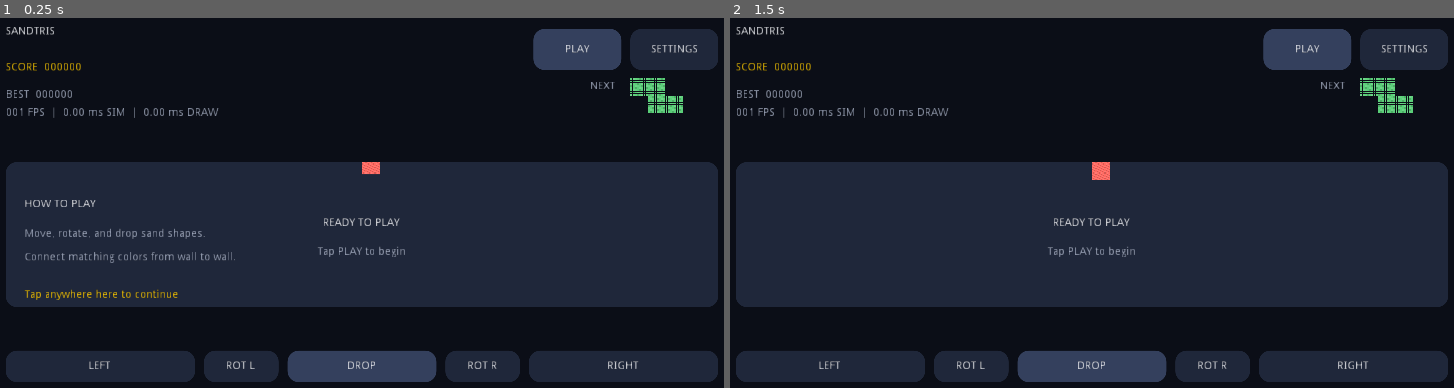
Above: before the commit, frames 1-2 (left to right).
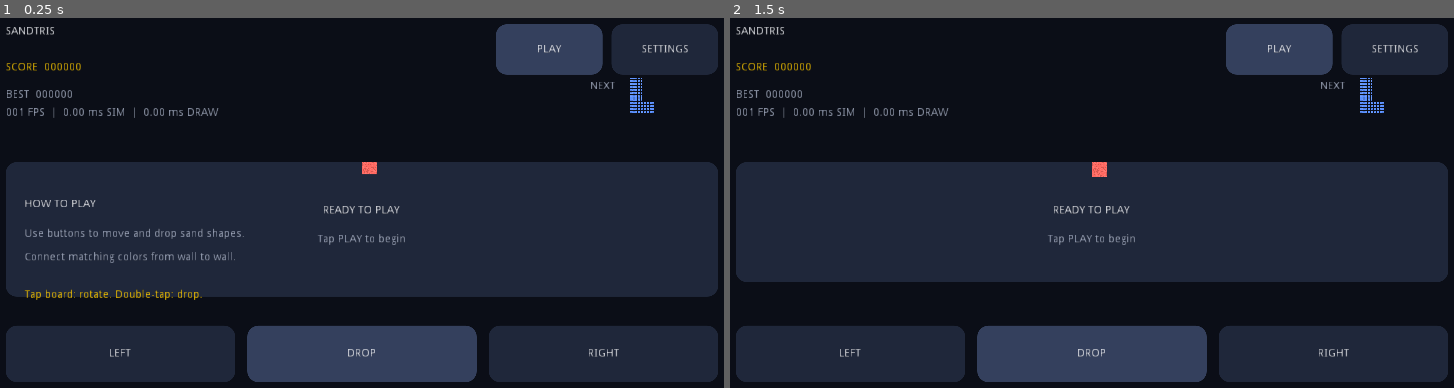
Above: after the commit, the same moments.

Repository: lyonbach/sandtris
Game: Godot game, scene res://scenes/Main.tscn
Two runs of this game, one before a commit and one after it. Both use one fixed random seed, a clock stepped at 60 frames per second and the inputs below.
Inputs (mouse positions are in pixels of both pictures, inside the frame that each line leads up to):
- Up to frame 1 (0.25 s): no input
- Up to frame 2 (1.5 s): tap Enter at 0.5 s; move the mouse to (1265, 210) at 0.52 s; click (1265, 210) at 0.67 s; tap Space at 1.25 s; move the mouse to (932, 258) at 1.27 s; click (932, 258) at 1.42 s

The runs differ from the first frame. In frame 1, 14% of the frame differs, in the area x 0-100%, y 1-99%; in frame 2, 18%.

Commit message:
feat: improve mobile controls and sand rendering
Co-authored-by: Copilot <223556219+Copilot@users.noreply.github.com>

Diff:
--- a/scripts/game_board.gd
+++ b/scripts/game_board.gd
@@ -17,7 +17,9 @@
 ]
 
 var cells := []
+var cell_shades := []
 var active_cells := []
+var active_shades := []
 var active_origin := Vector2()
 var active_color := 0
 var aim_x = SPAWN_COLUMN
@@ -26,6 +28,7 @@
 var game_over := false
 var next_shape_index := 0
 var next_color := 0
+var next_shades := []
 var is_dropping := false
 var drop_steps := 0
 var clear_events := []
@@ -37,12 +40,17 @@
 
 func reset() -> void:
 	cells.clear()
+	cell_shades.clear()
 	for _row in range(HEIGHT):
 		var row := []
+		var shade_row := []
 		for _column in range(WIDTH):
 			row.append(EMPTY)
+			shade_row.append(0)
 		cells.append(row)
+		cell_shades.append(shade_row)
 	active_cells.clear()
+	active_shades.clear()
 	aim_x = SPAWN_COLUMN
 	score = 0
 	clears = 0
@@ -150,14 +158,25 @@
 func get_cell(column: int, row: int) -> int:
 	return cells[row][column]
 
-func get_active_world_cells() -> Array:
+func get_cell_shade(column: int, row: int) -> int:
+	return cell_shades[row][column]
+
+func get_active_world_particles() -> Array:
 	var result = []
-	for cell in active_cells:
-		result.append(active_origin + cell)
+	for index in range(active_cells.size()):
+		result.append(
+			{
+				"position": active_origin + active_cells[index],
+				"shade": active_shades[index]
+			}
+		)
 	return result
 
 func get_next_cells() -> Array:
 	return _scaled_shape(BASE_SHAPES[next_shape_index])
+
+func get_next_shade(index: int) -> int:
+	return next_shades[index]
 
 func consume_clear_events() -> Array:
 	var events = clear_events
@@ -166,6 +185,7 @@
 
 func _spawn_piece() -> void:
 	active_cells = _scaled_shape(BASE_SHAPES[next_shape_index])
+	active_shades = next_shades.duplicate()
 	active_color = next_color
 	is_dropping = false
 	drop_steps = 0
@@ -181,6 +201,9 @@
 func _choose_next_piece() -> void:
 	next_shape_index = randi() % BASE_SHAPES.size()
 	next_color = randi() % 3
+	next_shades.clear()
+	for _cell in _scaled_shape(BASE_SHAPES[next_shape_index]):
+		next_shades.append(randi() % 6)
 
 func _can_place(origin: Vector2, shape: Array) -> bool:
 	for cell in shape:
@@ -194,10 +217,12 @@
 	return true
 
 func _lock_piece() -> void:
-	for cell in active_cells:
-		var position: Vector2 = active_origin + cell
+	for index in range(active_cells.size()):
+		var position: Vector2 = active_origin + active_cells[index]
 		cells[int(position.y)][int(position.x)] = active_color
+		cell_shades[int(position.y)][int(position.x)] = active_shades[index]
 	active_cells.clear()
+	active_shades.clear()
 	_spawn_piece()
 
 func _advance_sand() -> bool:
@@ -223,7 +248,9 @@
 
 func _move_cell(from_column: int, from_row: int, to_column: int, to_row: int) -> void:
 	cells[to_row][to_column] = cells[from_row][from_column]
+	cell_shades[to_row][to_column] = cell_shades[from_row][from_column]
 	cells[from_row][from_column] = EMPTY
+	cell_shades[from_row][from_column] = 0
 
 func _clear_connected_colors() -> int:
 	var cleared_particles = 0
@@ -248,8 +275,15 @@
 				touches_right = touches_right or int(position.x) == WIDTH - 1
 			if touches_left and touches_right:
 				for position in group:
-					clear_events.append({"position": position, "color": color})
+					clear_events.append(
+						{
+							"position": position,
+							"color": color,
+							"shade": cell_shades[int(position.y)][int(position.x)]
+						}
+					)
 					cells[int(position.y)][int(position.x)] = EMPTY
+					cell_shades[int(position.y)][int(position.x)] = 0
 				cleared_particles += group.size()
 				cleared_groups += 1
 	if cleared_particles > 0:
--- a/scripts/main.gd
+++ b/scripts/main.gd
@@ -14,6 +14,8 @@
 const SAND_TICK_INTERVAL := 0.02
 const CLEAR_CHECK_INTERVAL := 0.15
 const SAND_TEXTURE_REFRESH_INTERVAL := 0.05
+const BOARD_DOUBLE_TAP_MSEC := 240
+const BOARD_DOUBLE_TAP_DISTANCE := 44.0
 
 var game_state = GameState.new()
 var game = GameBoard.new()
@@ -42,6 +44,9 @@
 var sand_texture := ImageTexture.new()
 var sand_texture_dirty := true
 var last_touch_timestamp := -1000
+var pending_board_tap := false
+var pending_board_tap_position := Vector2.ZERO
+var pending_board_tap_timestamp := 0
 
 func _ready() -> void:
 	randomize()
@@ -58,6 +63,7 @@
 	update()
 
 func _process(delta: float) -> void:
+	_process_pending_board_tap()
 	var particles_active := _advance_clear_particles(delta)
 	var effect_active := shake_time > 0.0 or clear_flash > 0.0 or particles_active
 	shake_time = max(0.0, shake_time - delta)
@@ -106,7 +112,7 @@
 	var margin := screen.x * 0.055
 	var content_width := screen.x - margin * 2.0
 	var header_height := max(150.0, screen.y * 0.15)
-	var controls_height := max(96.0, screen.y * 0.10)
+	var controls_height := max(128.0, screen.y * 0.12)
 	var board_height := min(content_width * 1.35, screen.y - header_height - controls_height - margin * 3.0)
 
 	draw_rect(Rect2(Vector2.ZERO, screen), BACKGROUND)
@@ -139,9 +145,9 @@
 			MUTED_TEXT
 		)
 
-	settings_button_rect = Rect2(margin + content_width - 112.0, header_height * 0.24, 112.0, 52.0)
+	settings_button_rect = Rect2(margin + content_width - 136.0, header_height * 0.20, 136.0, 64.0)
 	_draw_button(settings_button_rect, "SETTINGS", false, "settings")
-	play_button_rect = Rect2(settings_button_rect.position.x - 124.0, settings_button_rect.position.y, 112.0, 52.0)
+	play_button_rect = Rect2(settings_button_rect.position.x - 148.0, settings_button_rect.position.y, 136.0, 64.0)
 	var play_label := "PLAY"
 	if game_started and not game.game_over:
 		play_label = "RESUME" if paused else "PAUSE"
@@ -161,10 +167,11 @@
 	var cell_size := min(4.0, height / (max_cell.y - min_cell.y + 1.0))
 	var preview_size := (max_cell - min_cell + Vector2.ONE) * cell_size
 	var origin := Vector2(x + 52.0, y + (height - preview_size.y) * 0.5)
-	for cell in preview_cells:
+	for index in range(preview_cells.size()):
+		var cell = preview_cells[index]
 		var relative_cell = cell - min_cell
 		var rect := Rect2(origin + relative_cell * cell_size, Vector2(cell_size - 0.5, cell_size - 0.5))
-		draw_rect(rect, _sand_color(game.next_color, int(cell.x), int(cell.y)))
+		draw_rect(rect, _sand_color(game.next_color, game.get_next_shade(index)))
 
 func _draw_board() -> void:
 	draw_style_box(_rounded_panel(), board_rect)
@@ -175,8 +182,9 @@
 	var grid_origin := board_rect.position + (board_rect.size - grid_size) * 0.5
 
 	draw_texture_rect(sand_texture, Rect2(grid_origin, grid_size), false)
-	for position in game.get_active_world_cells():
-		_draw_sand_cell(grid_origin, cell_size, int(position.x), int(position.y), game.active_color)
+	for particle in game.get_active_world_particles():
+		var position: Vector2 = particle["position"]
+		_draw_sand_cell(grid_origin, cell_size, int(position.x), int(position.y), game.active_color, particle["shade"])
 	_draw_clear_particles(grid_origin, cell_size)
 	if clear_flash > 0.0:
 		draw_rect(board_rect, Color(1.0, 0.8, 0.3, clear_flash * 0.16))
@@ -210,12 +218,12 @@
 	labels["ready"].visible = not status.empty()
 	labels["ready_hint"].visible = not hint.empty()
 
-func _draw_sand_cell(origin: Vector2, cell_size: float, column: int, row: int, color_index: int) -> void:
+func _draw_sand_cell(origin: Vector2, cell_size: float, column: int, row: int, color_index: int, shade: int) -> void:
 	var rect := Rect2(
 		origin + Vector2(column * cell_size, row * cell_size),
 		Vector2(cell_size, cell_size)
 	)
-	draw_rect(rect, _sand_color(color_index, column, row))
+	draw_rect(rect, _sand_color(color_index, shade))
 
 func _refresh_sand_texture() -> void:
 	sand_image.create(GameBoard.WIDTH, GameBoard.HEIGHT, false, Image.FORMAT_RGBA8)
@@ -225,7 +233,7 @@
 			var color_index = game.get_cell(column, row)
 			var color := Color(0.0, 0.0, 0.0, 0.0)
 			if color_index != GameBoard.EMPTY:
-				color = _sand_color(color_index, column, row)
+				color = _sand_color(color_index, game.get_cell_shade(column, row))
 			sand_image.set_pixel(column, row, color)
 	sand_image.unlock()
 	if sand_texture.get_width() == 0:
@@ -235,34 +243,29 @@
 	sand_texture_dirty = false
 	sand_texture_refresh_elapsed = 0.0
 
-func _sand_color(color_index: int, column: int, row: int) -> Color:
+func _sand_color(color_index: int, shade: int) -> Color:
 	var color = SAND_COLORS[color_index]
-	var variation = posmod(column * 17 + row * 31 + color_index * 13, 5)
-	if variation == 0:
+	if shade == 0:
 		return color.lightened(0.12)
-	if variation == 1:
+	if shade == 1:
 		return color.darkened(0.16)
-	if variation == 2:
+	if shade == 2:
 		return color.lightened(0.05)
 	return color
 
 func _draw_controls(margin: float, top: float, content_width: float, height: float) -> void:
 	action_rects.clear()
-	var gap := 12.0
-	var action_height := min(74.0, height)
-	var left_right_width := (content_width - gap * 4.0) * 0.28
-	var rotate_width := (content_width - gap * 4.0) * 0.11
-	var drop_width := content_width - left_right_width * 2.0 - rotate_width * 2.0 - gap * 4.0
+	var gap := 16.0
+	var action_height := min(104.0, height)
+	var action_width := (content_width - gap * 2.0) / 3.0
 	var x := margin
 	for definition in [
-		["LEFT", left_right_width, false],
-		["ROT L", rotate_width, false],
-		["DROP", drop_width, true],
-		["ROT R", rotate_width, false],
-		["RIGHT", left_right_width, false]
+		["LEFT", 0, false],
+		["DROP", 2, true],
+		["RIGHT", 4, false]
 	]:
-		var rect := Rect2(x, top, definition[1], action_height)
-		action_rects.append(rect)
+		var rect := Rect2(x, top, action_width, action_height)
+		action_rects.append({"rect": rect, "index": definition[1]})
 		_draw_button(rect, definition[0], definition[2], "action_%d" % action_rects.size())
 		x = rect.end.x + gap
 
@@ -270,9 +273,9 @@
 	var overlay := Rect2(margin, screen.y * 0.37, screen.x - margin * 2.0, screen.y * 0.26)
 	draw_style_box(_rounded_panel(), overlay)
 	_label("tutorial_title", "HOW TO PLAY", Rect2(overlay.position + Vector2(24.0, 24.0), Vector2(overlay.size.x - 48.0, 28.0)), TEXT)
-	_label("tutorial_one", "Move, rotate, and drop sand shapes.", Rect2(overlay.position + Vector2(24.0, 64.0), Vector2(overlay.size.x - 48.0, 24.0)), MUTED_TEXT)
+	_label("tutorial_one", "Use buttons to move and drop sand shapes.", Rect2(overlay.position + Vector2(24.0, 64.0), Vector2(overlay.size.x - 48.0, 24.0)), MUTED_TEXT)
 	_label("tutorial_two", "Connect matching colors from wall to wall.", Rect2(overlay.position + Vector2(24.0, 94.0), Vector2(overlay.size.x - 48.0, 24.0)), MUTED_TEXT)
-	_label("tutorial_continue", "Tap anywhere here to continue", Rect2(overlay.position + Vector2(24.0, 142.0), Vector2(overlay.size.x - 48.0, 24.0)), ACCENT)
+	_label("tutorial_continue", "Tap board: rotate. Double-tap: drop.", Rect2(overlay.position + Vector2(24.0, 142.0), Vector2(overlay.size.x - 48.0, 24.0)), ACCENT)
 	_set_onboarding_visible(true)
 
 func _input(event: InputEvent) -> void:
@@ -308,16 +311,36 @@
 		return
 
 	for action in action_rects:
-		if action.has_point(point) and game_started and not paused and not game.game_over:
-			_handle_action(action_rects.find(action))
+		if action["rect"].has_point(point) and game_started and not paused and not game.game_over:
+			_handle_action(action["index"])
 			return
 
 	if board_rect.has_point(point) and game_started and not paused and not game.game_over:
+		_handle_board_tap(point, timestamp)
+
+func _process_pending_board_tap() -> void:
+	if not pending_board_tap or OS.get_ticks_msec() - pending_board_tap_timestamp < BOARD_DOUBLE_TAP_MSEC:
+		return
+	pending_board_tap = false
+	if not game_started or paused or game.game_over:
+		return
+	game.rotate(true)
+	audio.play_button()
+	_trigger_haptic()
+	update()
+
+func _handle_board_tap(point: Vector2, timestamp: int) -> void:
+	if pending_board_tap and timestamp - pending_board_tap_timestamp <= BOARD_DOUBLE_TAP_MSEC and point.distance_to(pending_board_tap_position) <= BOARD_DOUBLE_TAP_DISTANCE:
+		pending_board_tap = false
 		var column = int((point.x - board_rect.position.x) / board_rect.size.x * GameBoard.WIDTH)
 		game.drop_at(clamp(column, 0, GameBoard.WIDTH - 1))
 		audio.play_piece_release()
 		_trigger_haptic()
 		update()
+		return
+	pending_board_tap = true
+	pending_board_tap_position = point
+	pending_board_tap_timestamp = timestamp
 
 func _handle_play_button() -> void:
 	if not game_started or game.game_over:
@@ -374,7 +397,7 @@
 		clear_particles.append(
 			{
 				"position": event["position"] + Vector2(0.5, 0.5),
-				"color": _sand_color(event["color"], int(event["position"].x), int(event["position"].y)),
+				"color": _sand_color(event["color"], event["shade"]),
 				"offset": Vector2.ZERO,
 				"velocity": Vector2(rand_range(-2.0, 2.0), rand_range(-3.4, -1.2)),
 				"delay": _clear_wave_delay(event["position"], pattern),
Not shown, changed: export_presets.cfg
